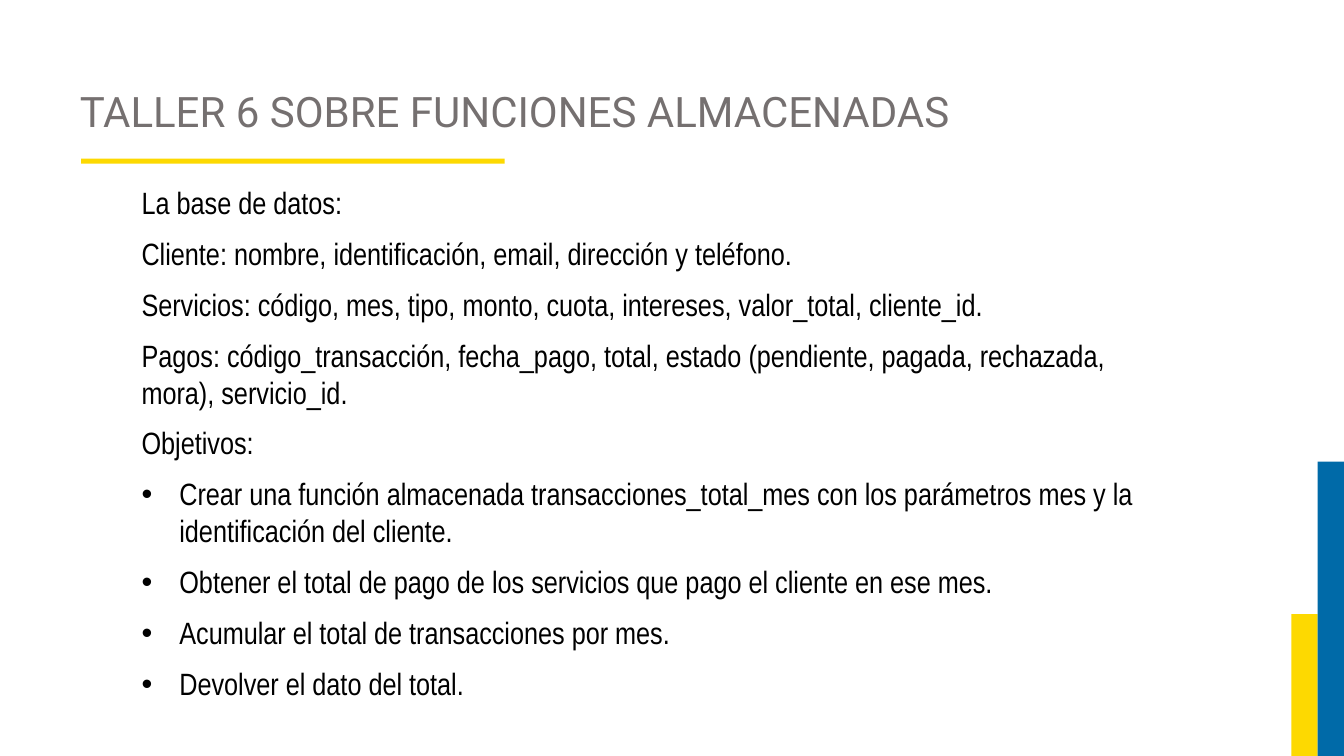
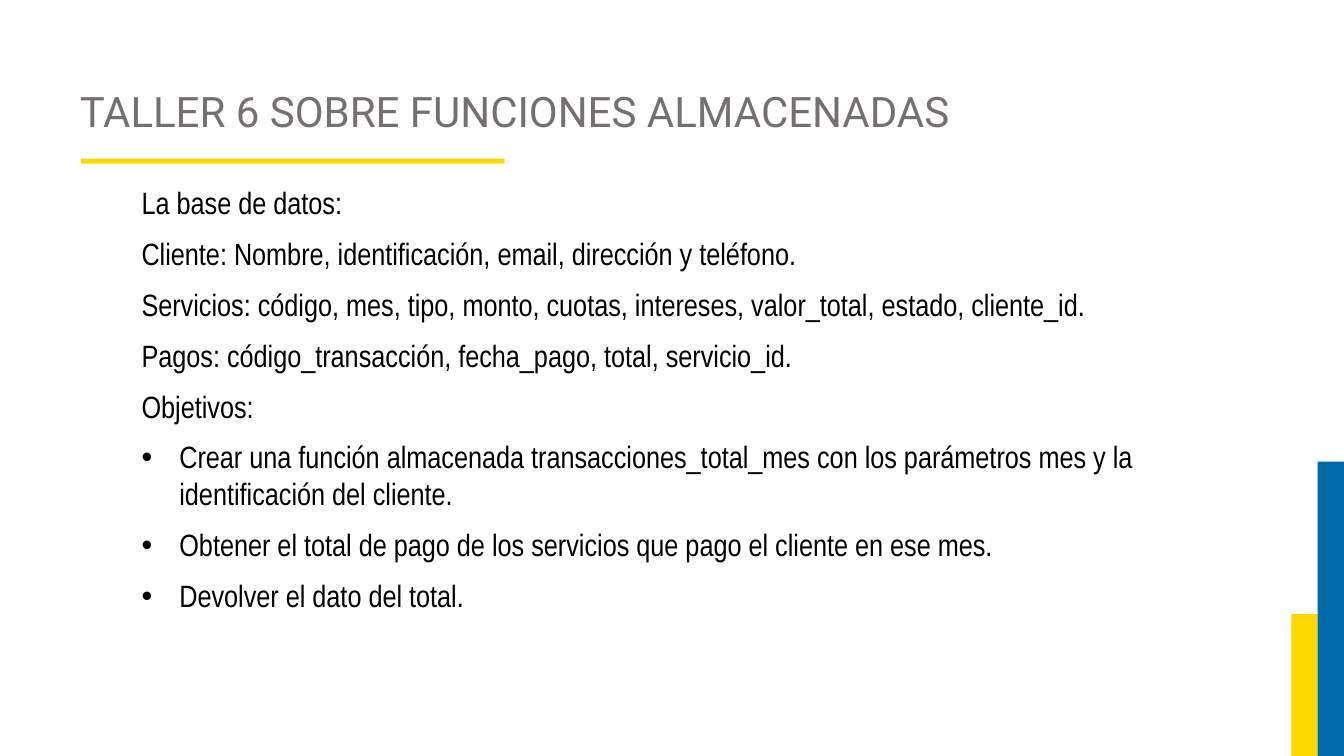
Before and after one commit to JorgeAlejandroAguirreGutierrez/proyecto-luis, a slide deck: slide 70 of Curso Base de Datos 2/DIAPOSITIVAS BASES DE DATOS 2.pptx (slide 69 before the commit). Drawn at 1344x756 pixels with LibreOffice and Linux fonts; fonts in the diff are those of the drawing; background and template pictures are left out. Boxes give left, top, right and bottom in pixels: in the first picture for what was removed or moved away, otherwise in the second. Text is boxed around its words. In the diff, an @@ line names an element or a change of style, - is before the commit and + after.

```diff
--- a/Curso Base de Datos 2/DIAPOSITIVAS BASES DE DATOS 2.pptx
+++ b/Curso Base de Datos 2/DIAPOSITIVAS BASES DE DATOS 2.pptx
@@ text at [142, 242, 1085, 373]: text changed @@
-Cliente: nombre, identificación, email, dirección y teléfono.
-Servicios: código, mes, tipo, monto, cuota, intereses, valor_total, cliente_id.
-Pagos: código_transacción, fecha_pago, total, estado (pendiente, pagada, rechazada, mora), servicio_id.
+Cliente: Nombre, identificación, email, dirección y teléfono.
+Servicios: código, mes, tipo, monto, cuotas, intereses, valor_total, estado, cliente_id.
+Pagos: código_transacción, fecha_pago, total, servicio_id.
@@ text at [179, 621, 670, 650]: paragraph removed @@
-• Acumular el total de transacciones por mes.
```
Also in this commit, not shown: 4 other slides changed, 16 slides added, 8 slides removed, 22 other files.
